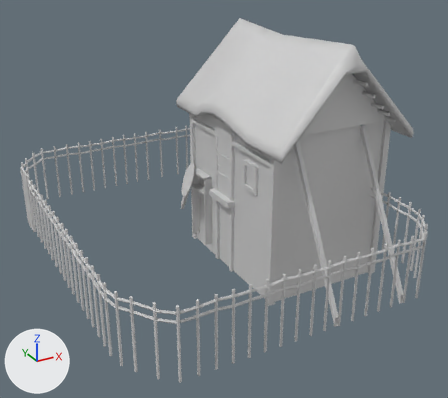
A saved change to the COLLADA model art/meshes/structural/saxon_corral.dae.
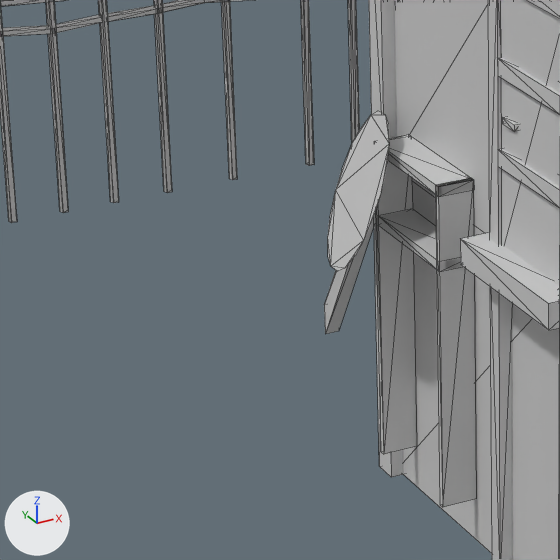
Old and new are each drawn whole from a 50 mm lens placed at (-0.1301, -0.2485, 0.1255), pointed at (0.0018, -0.0087, 0.0056) and again close up on the part from 25% to 51% of the width and 35% to 64% of the height. Arrows for +X, +Y and +Z are at lower left; the lights stay in place. The close-ups show mesh edges as thin lines. Vertices at the same position are counted once.

Objects in the first close-up: 'Corral'.
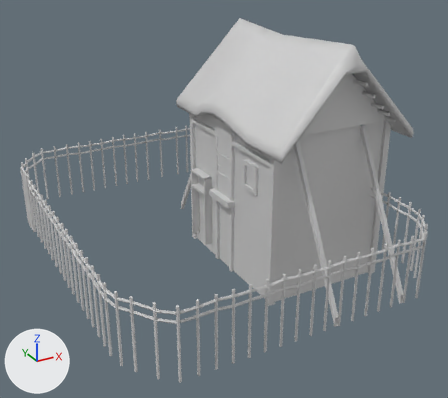
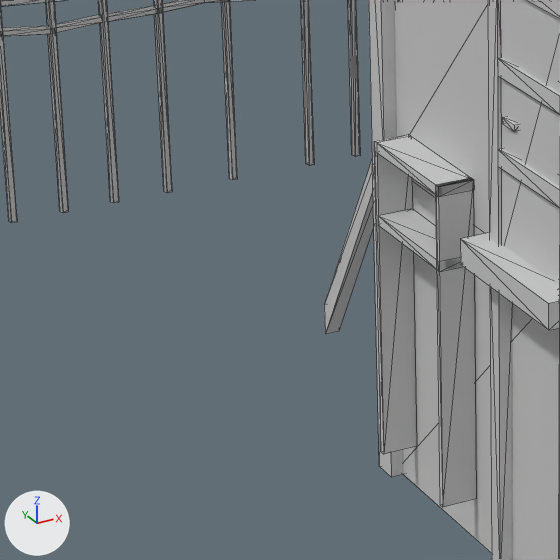
Where the change shows, as pixel boxes (x1, y1, x2, y2) in the close-ups (560 x 560 px):
part 1 of me_cube_005, deleted: before (328, 111, 389, 271)

The change, as a list of edits to the scene's bpy script:
```text
Change me_cube_005:
    where me_cube_005.from_pydata(...)  # 2311 vertices, 3732 faces; spans x -0.078..0.078, y -0.091..0.091, z -0.039..0.081
    used by ob_corral; location = (0.0, 0.0, 0.0)
    me_cube_005 part 1: the loose piece of 20 vertices spanning x -0.001..0.008, y 0.026..0.044, z -0.009..0.009 is deleted
    remove me_cube_005.materials.append(mat_material_002)  # light grey #d1d1d1
```
